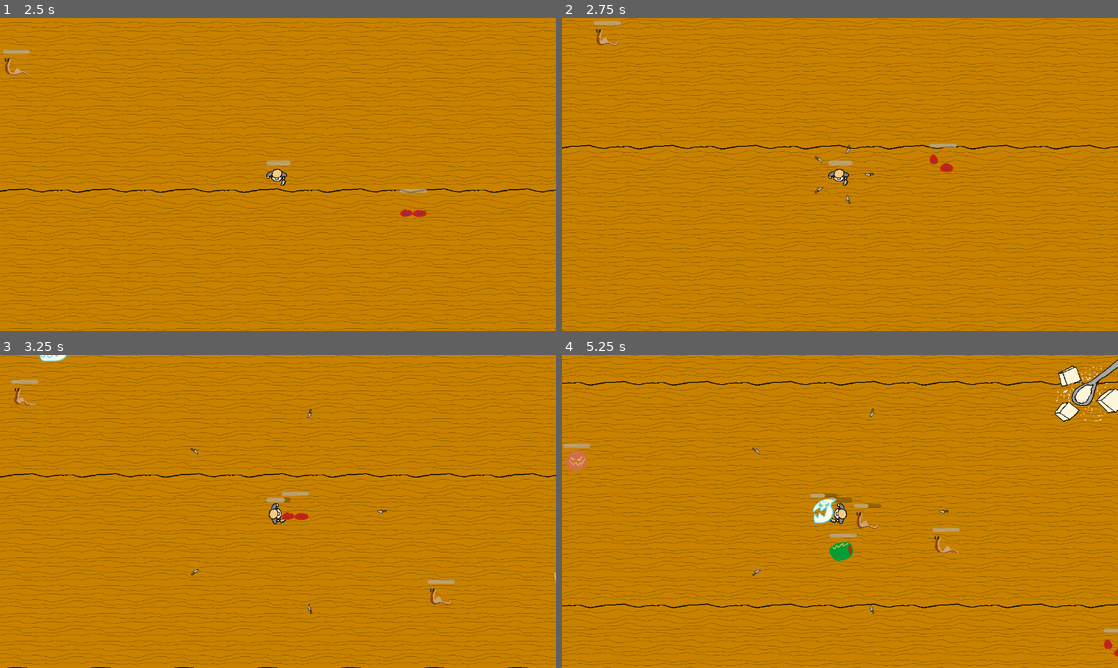
Above: before the commit, frames 1-4 (two rows, left to right).
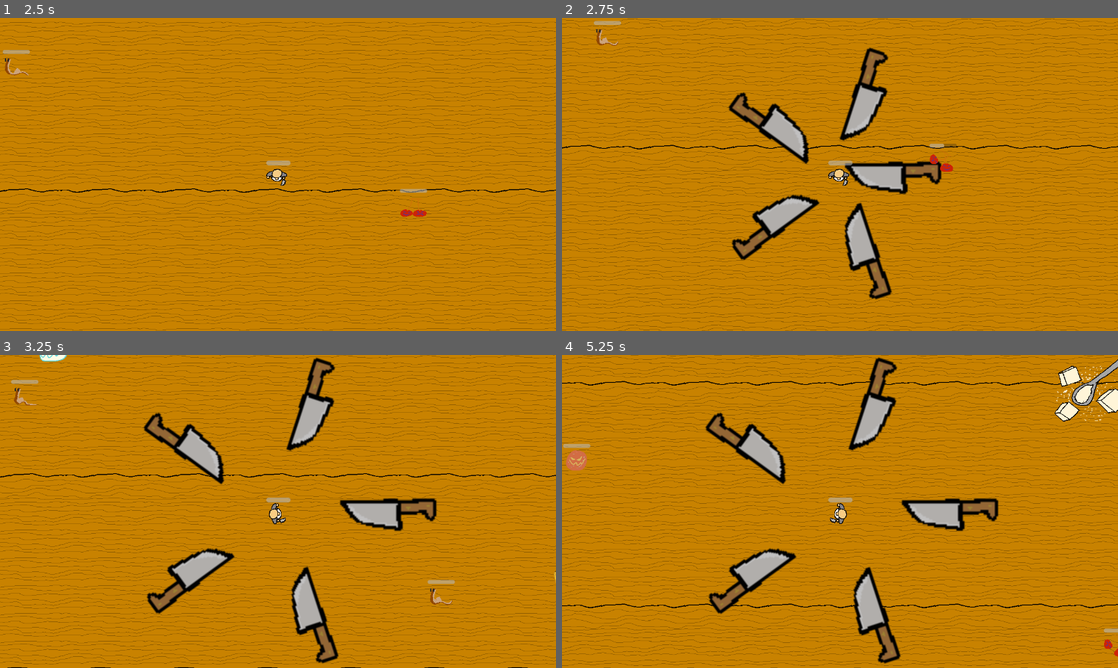
Above: after the commit, the same moments.

Repository: Cbuch/SWE6753
Game: Godot game, scene res://Menus/MenuScenes/MainMenu.tscn
Same seed, same stepped clock (60 frames per second), same inputs: the game is played once before the commit and once after it.
Inputs:
- Up to frame 1 (2.5 s): click "~Start~" at 0.5 s; tap Enter at 1.25 s; hold Right (move_right) 1.28-2.03 s; hold Down (move_down) from 2.03 s (still down)
- Up to frame 2 (2.75 s): keep holding Down (move_down)
- Up to frame 3 (3.25 s): release Down (move_down) at 2.78 s; hold Right (move_right) from 2.78 s (still down)
- Up to frame 4 (5.25 s): release Right (move_right) at 3.53 s; hold Up (move_up) 3.53-4.28 s; hold Left (move_left) from 4.28 s (still down)

Frame 1 is identical in both runs. In frame 2, 6.4% of the frame differs, in the area x 29-71%, y 9-90%; in frame 3, 6.5%; in frame 4, 7.2%, in the area x 25-79%, y 0-99%.

Commit message:
got area, pierce, weapon speed, and damage scaling working for weapons

Diff:
--- a/getouttathekitchen/Scenes/level_1.tscn
+++ b/getouttathekitchen/Scenes/level_1.tscn
@@ -277,6 +277,8 @@
 [node name="Player" parent="." instance=ExtResource("2_hbghi")]
 position = Vector2(2760, 1327)
 collision_mask = 1
+_stat_player_size = 9.535
+_stat_player_speed = 8.86
 
 [node name="Camera2D" type="Camera2D" parent="Player"]
 
--- a/getouttathekitchen/Scenes/projectile_knife.tscn
+++ b/getouttathekitchen/Scenes/projectile_knife.tscn
@@ -95,10 +95,10 @@
 
 [sub_resource type="AnimationLibrary" id="AnimationLibrary_x8bec"]
 _data = {
-&"Knife_disappear": SubResource("Animation_42e7f"),
-&"Knife_flip_down": SubResource("Animation_ayc4p"),
-&"Knife_flip_up": SubResource("Animation_dtyk7"),
-&"RESET": SubResource("Animation_1rdc3")
+"Knife_disappear": SubResource("Animation_42e7f"),
+"Knife_flip_down": SubResource("Animation_ayc4p"),
+"Knife_flip_up": SubResource("Animation_dtyk7"),
+"RESET": SubResource("Animation_1rdc3")
 }
 
 [node name="projectile_knife" type="Node2D"]
@@ -120,5 +120,5 @@
 
 [node name="AnimationPlayer" type="AnimationPlayer" parent="."]
 libraries = {
-&"": SubResource("AnimationLibrary_x8bec")
+"": SubResource("AnimationLibrary_x8bec")
 }
--- a/getouttathekitchen/project.godot
+++ b/getouttathekitchen/project.godot
@@ -12,7 +12,7 @@
 
 config/name="GetOuttaTheKitchen"
 run/main_scene="res://Menus/MenuScenes/MainMenu.tscn"
-config/features=PackedStringArray("4.4", "Forward Plus")
+config/features=PackedStringArray("4.3", "Forward Plus")
 config/icon="res://icon.svg"
 
 [display]
--- a/getouttathekitchen/scripts/player.gd
+++ b/getouttathekitchen/scripts/player.gd
@@ -12,7 +12,7 @@
 @export var _stat_speed = 1
 
 #stats for weapons
-@export var _stat_player_amount: float = 3		#0
+@export var _stat_player_amount: float = 0		#0
 @export var _stat_player_cd: float = 0			#1
 @export var _stat_player_damage: float = 0		#2
 @export var _stat_player_duration: float = 0	#3
--- a/getouttathekitchen/scripts/projectile_base.gd
+++ b/getouttathekitchen/scripts/projectile_base.gd
@@ -3,9 +3,13 @@
 class_name ProjectileBase
 
 @export var pierce = -1.0		#negative pierce = infinite
+@export var base_pierce = -1.0
 @export var size = 1.0
+@export var base_size: float = .35
 @export var speed = 1.0
+@export var base_speed: float = 400.0
 @export var damage = 1.0
+@export var base_damage = 50
 
 # Called when the node enters the scene tree for the first time.
 func _ready() -> void:
@@ -15,3 +19,15 @@
 # Called every frame. 'delta' is the elapsed time since the previous frame.
 func _process(delta: float) -> void:
 	pass
+
+func update_projectile_stats(proj_stats: Array[float]) -> void:
+		damage = proj_stats[2] * base_damage
+
+		if(base_pierce > 0):
+			pierce = proj_stats[4] + base_pierce
+
+		size = proj_stats[5] * base_size
+		scale = Vector2(size,size)
+
+		speed = proj_stats[6] * base_speed
+		$AnimationPlayer.speed_scale = proj_stats[6]
--- a/getouttathekitchen/scripts/projectile_knife.gd
+++ b/getouttathekitchen/scripts/projectile_knife.gd
@@ -2,9 +2,8 @@
 
 @export var start_pos: Vector2
 @export var end_pos: Vector2
-@export var base_speed: float = 400.0  # Renamed from speed
 @export var deceleration_range: float = 50.0  # Increased range
-@export var base_size: float = .35
+
 
 #Not sure what happened here, but I'm hardcoding damage for now
 #var player_scene = load("res://Scenes/player.tscn")
@@ -30,9 +29,9 @@
 	var distance = position.distance_to(target)
 
 	# Slow down near the end
-	var current_speed = base_speed
+	var current_speed = speed
 	if distance < deceleration_range:
-		current_speed = lerp(0.1, base_speed, distance / deceleration_range)
+		current_speed = lerp(0.1, speed, distance / deceleration_range)
 		if (!$AnimationPlayer.is_playing() && !flipped):
 			if(going_up):
 				$AnimationPlayer.play("Knife_flip_down")
--- a/getouttathekitchen/scripts/weapon_base.gd
+++ b/getouttathekitchen/scripts/weapon_base.gd
@@ -49,14 +49,18 @@
 	for i in range(w_stats.size()):  #Should be 6
 		weapon_stats[i] = w_stats[i]
 
+
 func update_player_stats(p_stats: Array[float]) -> void:
-
 	for i in range(p_stats.size()):  #Should be 6
 		player_stats[i] = p_stats[i]
+
 
 func adjust_stats() -> void:
 	for i in range(adjusted_stats.size()):
 		adjusted_stats[i] = player_stats[i] + weapon_stats[i]
-		print_debug(adjusted_stats[i])
-		print_debug(player_stats[i])
-		print_debug(weapon_stats[i])
+	for i in range(projectile_list.size()):
+		projectile_list[i].update_projectile_stats(adjusted_stats)
+
+		#print_debug(adjusted_stats[i])
+		#print_debug(player_stats[i])
+		#print_debug(weapon_stats[i])
Not shown: 1 places in getouttathekitchen/Scenes/Mob.tscn that only renumber resources
Not shown: 1 places in getouttathekitchen/Scenes/level_1.tscn that only renumber resources
Not shown: 1 places in getouttathekitchen/Scenes/player.tscn that only renumber resources
Not shown: 1 places in getouttathekitchen/Scenes/projectile_knife.tscn that only renumber resources
Not shown: 1 places in getouttathekitchen/Scenes/weapon_knife.tscn that only renumber resources
Not shown, changed: getouttathekitchen/fonts/Corleone.ttf.import
Not shown, changed: getouttathekitchen/fonts/CorleoneDue.ttf.import
Not shown, changed: getouttathekitchen/fonts/CormorantGaramond-Italic-VariableFont_wght.ttf.import
Not shown, changed: getouttathekitchen/fonts/CormorantGaramond-VariableFont_wght.ttf.import
Not shown, changed: getouttathekitchen/fonts/Italiana-Regular.ttf.import
